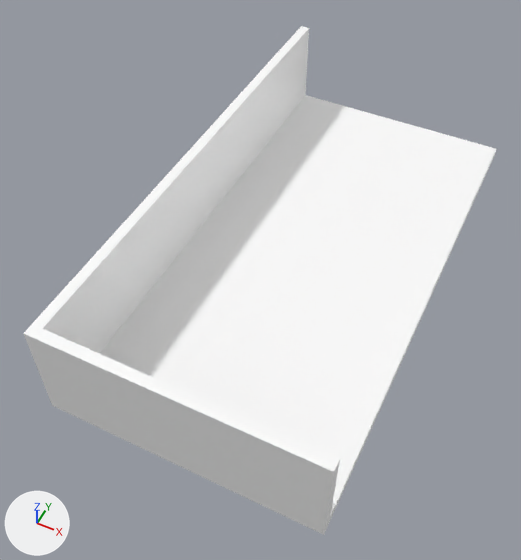
Renders of the glTF model public/models/room.glb from each side of a commit.
Before and after are seen from a 50 mm lens placed at (3.1, -9.31, 10.56), pointed at (-1.0, -1.11, 0.31). Arrows for +X, +Y and +Z are at lower left; the lights stay in place.

The first picture shows 'floor', 'wall_long_a', 'wall_short_a'.
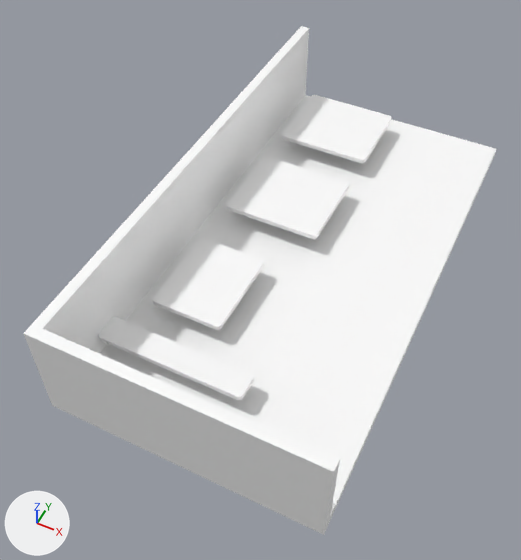
The change, as a diff of the scene's bpy script:
```diff
--- a/public/models/room.glb.py
+++ b/public/models/room.glb.py
@@ me_cube_004 @@
+me_cube_004.from_pydata(...)  # 40 vertices, 76 faces; spans x -2.4..-0.4, y 2.7..4.5, z 0.55..0.65
+me_cube_004.materials.append(mat_room)  # white #ffffff
@@ me_cube_003 @@
+me_cube_003.from_pydata(...)  # 40 vertices, 76 faces; spans x -2.4..-0.4, y 0.1..1.9, z 0.55..0.65
+me_cube_003.materials.append(mat_room)  # white #ffffff
@@ me_cube_002 @@
+me_cube_002.from_pydata(...)  # 40 vertices, 76 faces; spans x -2.4..-1.0, y -2.7..-0.9, z 0.55..0.65
+me_cube_002.materials.append(mat_room)  # white #ffffff
@@ me_cube_001 @@
+me_cube_001.from_pydata(...)  # 40 vertices, 76 faces; spans x -2.8..0.0, y -3.8..-3.3, z 0.55..0.65
+me_cube_001.materials.append(mat_room)  # white #ffffff
@@ ob_cube_003 @@
+ob_cube_003 = bpy.data.objects.new('Cube.003', me_cube_004)
+ob_cube_003.location = (0.0, 0.0, 0.0)
@@ ob_cube_002 @@
+ob_cube_002 = bpy.data.objects.new('Cube.002', me_cube_003)
+ob_cube_002.location = (0.0, 0.0, 0.0)
@@ ob_cube_001 @@
+ob_cube_001 = bpy.data.objects.new('Cube.001', me_cube_002)
+ob_cube_001.location = (0.0, 0.0, 0.0)
@@ ob_cube @@
+ob_cube = bpy.data.objects.new('Cube', me_cube_001)
+ob_cube.location = (0.0, 0.0, 0.0)
```

Location of each change, [x1, y1, x2, y2] in pixels of the pictures (521 x 560 px):
'Cube.002', added: after [227, 156, 349, 239]
'Cube.001', added: after [152, 238, 264, 330]
'Cube.003', added: after [282, 95, 392, 163]
'Cube', added: after [98, 317, 254, 400]
